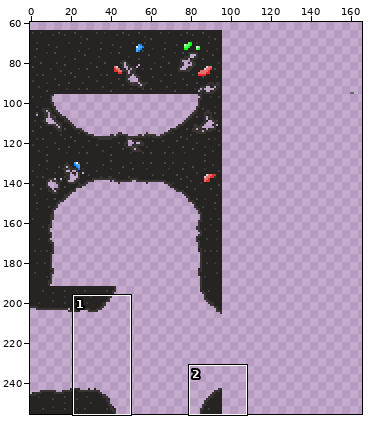
A sprite sheet gets an edit: CasaDesDiamantes/sprites/caveBackgroundTiles_spr/20d81cce-d4a2-4010-bc25-e89a299fd01b.png. The first picture is a wide view before the edit; the outline marks the close-up.
Close-up. First the earlier version:
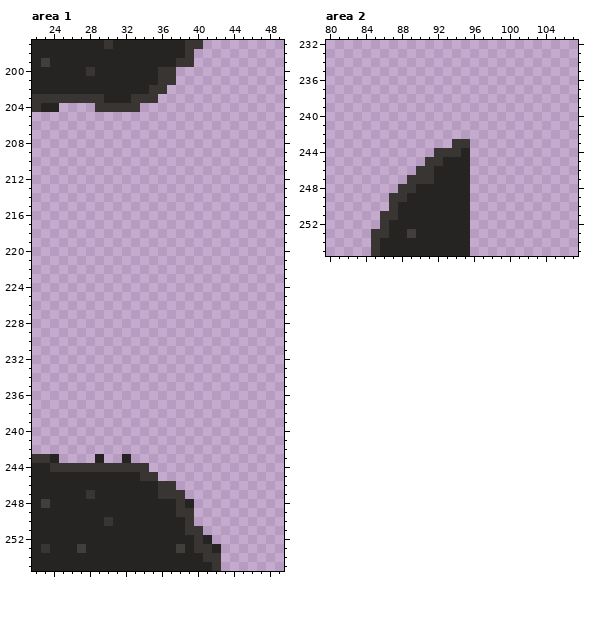
The file is 256x256 pixels. Colours within 5 levels of each other are drawn and written as one. Shown: area 1: x 22..49, y 197..255; area 2: x 80..107, y 232..255. The wide view leaves out empty margins. The commit also changed other parts of the picture, which this record leaves out.
The same view after the edit:
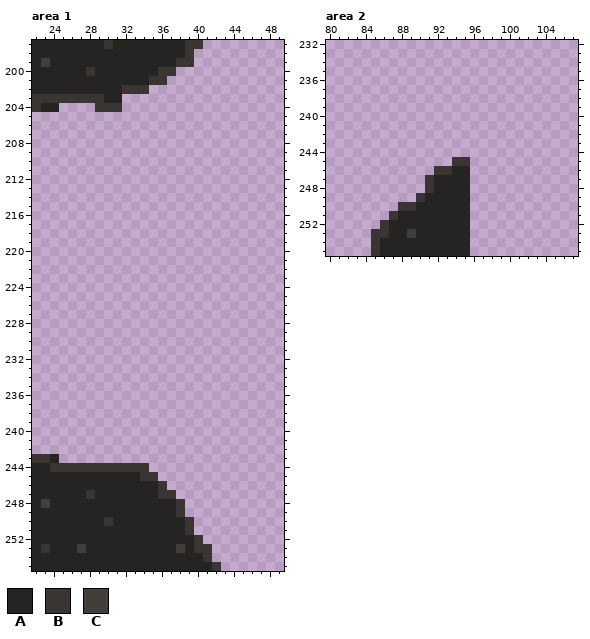
Palette (. is transparent): A #262423  B #383533  C #423e3b
Changes in this commit:
--- area 1
@@ x 30..39 @@
 200 AAAAAABB..
-201 AAAAAABB..
-202 AAAAABB...
-203 AAABBB....
-204 BBBB......
+201 AAAAABB...
+202 AABBB.....
+203 AA........
+204 BB........
 205 ..........
@@ x 27..44 @@
 242 ..................
-243 ..A..A............
+243 ..................
 244 BBBBBBBB..........
 245 AAAAAAABB.........
-246 AAAAAAAAABB.......
-247 ABAAAAAAABBB......
-248 AAAAAAAAAAABA.....
-249 AAAAAAAAAAABB.....
+246 AAAAAAAAAB........
+247 ABAAAAAAABB.......
+248 AAAAAAAAAAAB......
+249 AAAAAAAAAAAB......
 250 AAABAAAAAAAAB.....
-251 AAAAAAAAAAAABB....
-252 AAAAAAAAAAAAABA...
-253 CAAAAAAAAAACABBA..
-254 AAAAAAAAAAAAAABB..
+251 AAAAAAAAAAAAB.....
+252 AAAAAAAAAAAAAB....
+253 CAAAAAAAAAACABB...
+254 AAAAAAAAAAAAAAB...
 255 AAAAAAAAAAAAAAAB..
--- area 2
@@ x 84..97 @@
 242 ..............
-243 ..........BB..
-244 ........BBBA..
-245 .......BBAAA..
-246 ......BBAAAA..
-247 .....BBBAAAA..
-248 ....BBAAAAAA..
-249 ...BBAAAAAAA..
-250 ...BAAAAAAAA..
-251 ..BBAAAAAAAA..
+243 ..............
+244 ..............
+245 ..........BB..
+246 ........BBAA..
+247 .......BAAAA..
+248 .......BAAAA..
+249 ......BAAAAA..
+250 ....BBAAAAAA..
+251 ...BAAAAAAAA..
 252 ..BAAAAAAAAA..
Changed places in both close-ups, as pixel boxes (x1, y1, x2, y2):
changed: (122, 76, 176, 112)
erased: (95, 454, 131, 463)
erased: (167, 481, 221, 562)
changed: (380, 139, 470, 220)
